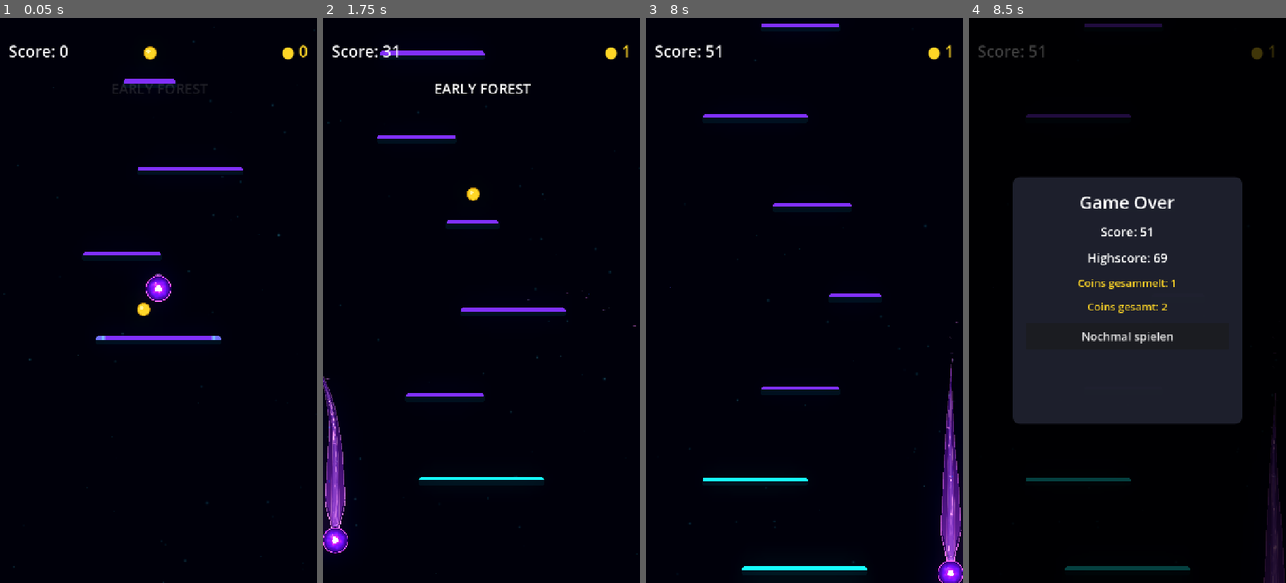
Above: before the commit, frames 1-4 (left to right).
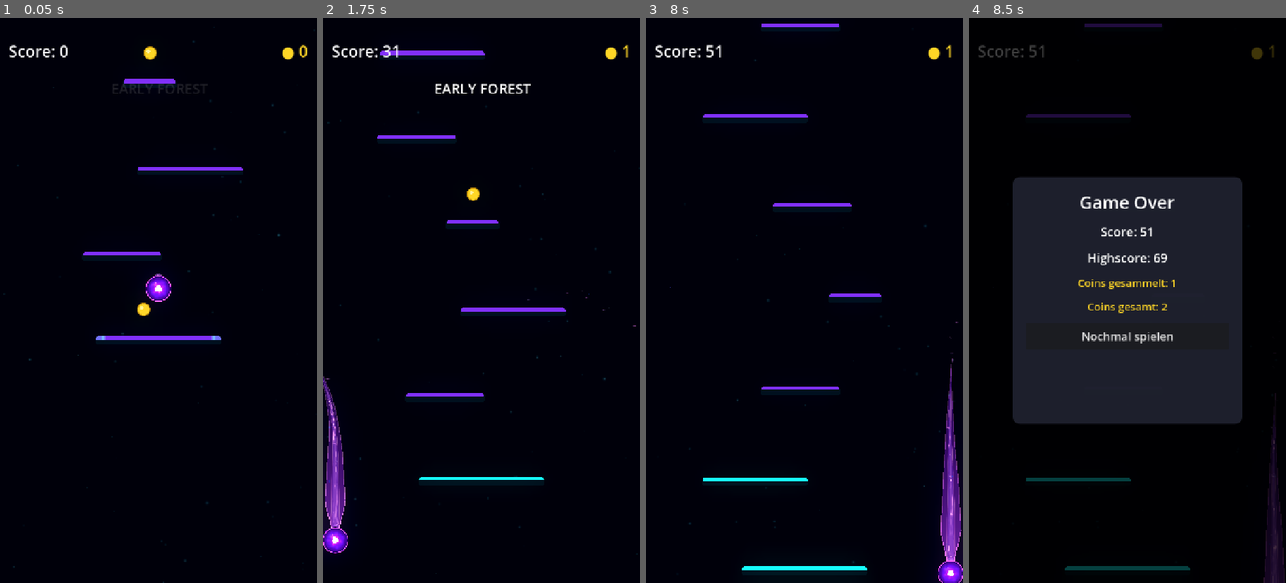
Above: after the commit, the same moments.

Repository: Kryodo/TowerJump
Game: Godot game, scene res://scenes/main.tscn
The game is run twice, just before and just after one commit, with the same random seed, the same clock (stepped at 60 frames per second) and the same inputs.
Inputs (mouse positions are in pixels of both pictures, inside the frame that each line leads up to):
- Up to frame 1 (0.05 s): no input
- Up to frame 2 (1.75 s): move the mouse to (551, 272) at 0.52 s; hold Right (ui_right) 0.53-1.25 s; click (551, 272) at 0.67 s; drag from (418, 328) to (471, 193) at 1.27 s
- Up to frame 3 (8 s): click "Nochmal spielen" at 2 s; move the mouse to (836, 176) at 2.77 s; hold Right (ui_right) 2.78-3.5 s; drag from (788, 413) to (734, 215) at 3.52 s; move the mouse to (899, 385) at 4.27 s; hold Left (ui_left) 4.28-5 s; click "Nochmal spielen" at 5 s; drag from (709, 215) to (794, 204) at 5.77 s; move the mouse to (820, 300) at 6.52 s; hold Left (ui_left) 6.53-7.25 s; click (820, 300) at 6.67 s; drag from (756, 159) to (741, 328) at 7.27 s
- Up to frame 4 (8.5 s): move the mouse to (1197, 272) at 8.02 s; hold Right (ui_right) from 8.03 s (still down)

Frame 1 is identical in both runs. In frame 2, less than 0.1% of the frame differs, in the area x 0-8%, y 79-91%; in frame 3, less than 0.1%, in the area x 92-100%, y 81-96%; in frame 4, less than 0.1%.

Commit message:
Align trail contour with translucent aura neck

Diff:
--- a/scripts/ball_trail.gd
+++ b/scripts/ball_trail.gd
@@ -254,10 +254,14 @@
 	# Rebuild the stream every frame with a tiny animated lateral drift.
 	# This keeps the energy alive at the jump apex even when the ball itself
 	# has almost no velocity and no new trail samples are being collected.
+	# Keep the inner energy line's recessed head, but give the translucent aura
+	# the same centreline as the unified skin and contour so their outer edges
+	# stay aligned through the narrow neck directly below the orb.
 	for i in range(_points.size()):
 		var point: Vector2 = _get_animated_trail_point(i)
 		_energy_line.add_point(_energy_line.to_local(point))
-		_trail_aura.add_point(_trail_aura.to_local(point))
+		var aura_point: Vector2 = _get_animated_trail_point(i, false)
+		_trail_aura.add_point(_trail_aura.to_local(aura_point))
 
 	_update_unified_comet_shape()
 
@@ -413,21 +417,6 @@
 				)
 		_unified_contour.points = contour_points
 
-	# Pass the live tail direction to the orb shader so the rim opening and
-	# incoming energy stay aligned with the actual trail while the ball turns.
-	var ball := get_parent() as CharacterBody2D
-	if ball != null:
-		var ball_local_origin: Vector2 = ball.to_local(ball.global_position)
-		var ball_local_tail_point: Vector2 = ball.to_local(
-			ball.global_position + root_direction
-		)
-		var local_trail_direction: Vector2 = ball_local_tail_point - ball_local_origin
-		if local_trail_direction.length_squared() > 0.001:
-			var orb_material := _ball_visual.material as ShaderMaterial
-			if orb_material != null:
-				orb_material.set_shader_parameter(
-					"trail_direction", local_trail_direction.normalized()
-				)
 
 
 func _update_particle_emitters(
